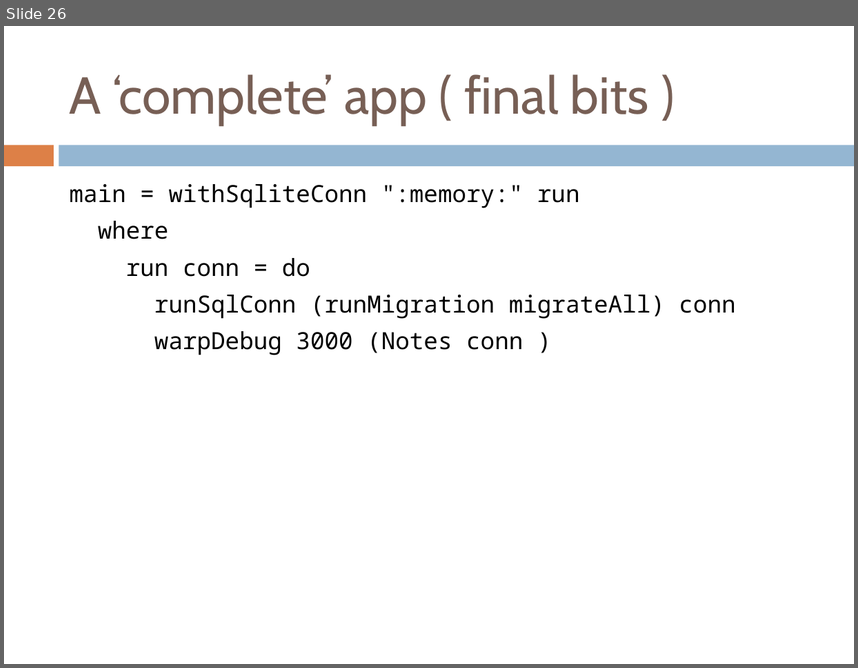
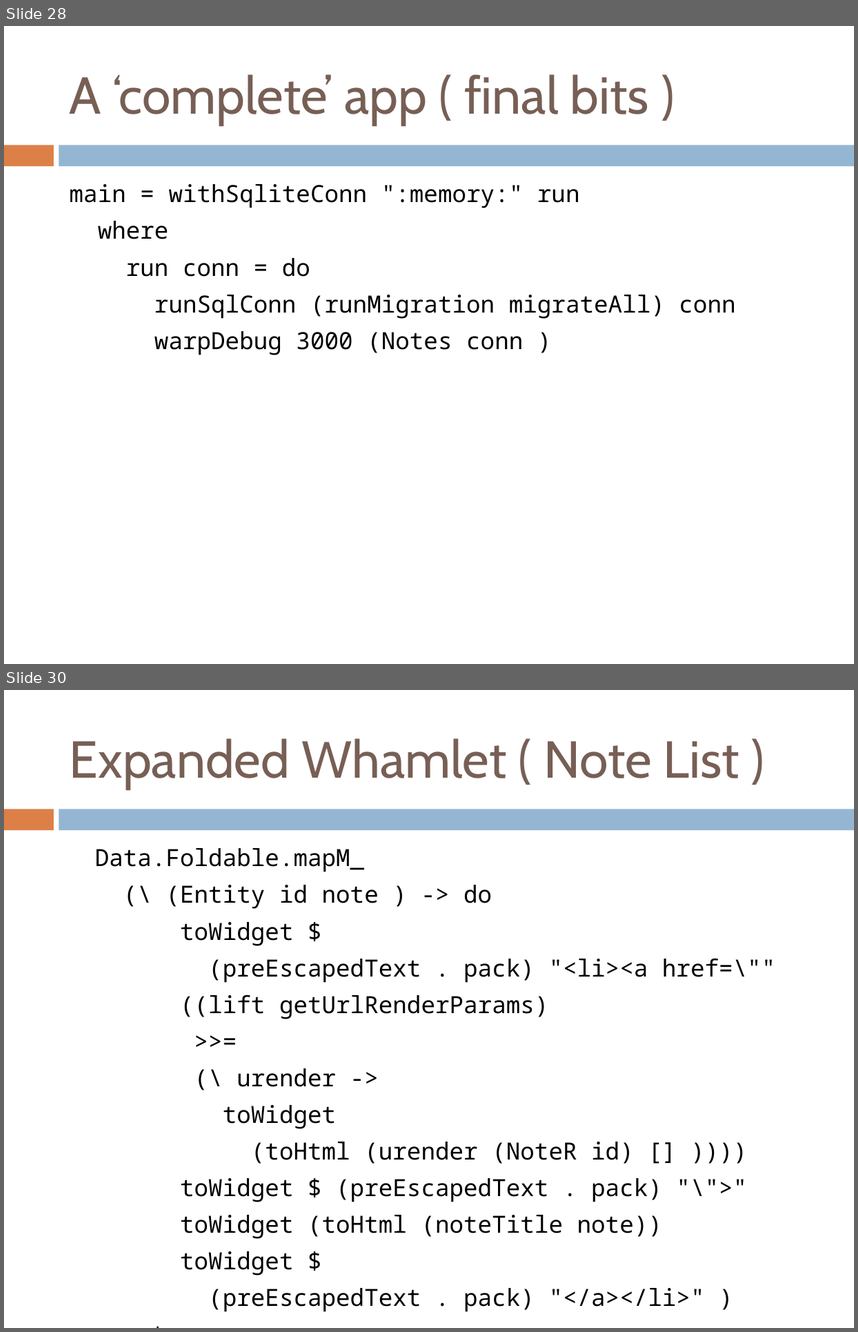
Before and after one commit to benkolera/talk-yesod, a slide deck: TypeSafeWebDevWithYesodAndHaskell.pptx. Shown one above the other, each under a label of ours: slide 26 before the commit, slides 28 and 30 after it; the slides between them are not shown. The pictures are 858x668 and 858x1332 pixels, drawn with LibreOffice and Linux fonts; fonts in the diff are those of the drawing. Boxes give left, top, right and bottom in pixels: in the first picture for what was removed or moved away, otherwise in the second. Text is boxed around its words. In the diff, an @@ line names an element or a change of style, - is before the commit and + after.

```diff
--- a/TypeSafeWebDevWithYesodAndHaskell.pptx
+++ b/TypeSafeWebDevWithYesodAndHaskell.pptx
@@ slide 30 added at [4, 690, 854, 1328], background #FFFFFF; not listed: 2 template elements that a slide beside it also shows @@
@@ title added at [70, 738, 740, 789], 44 pt, text #775F55 @@
+Expanded Whamlet ( Note List )
@@ text added at [95, 848, 775, 1312], 20 pt, text #000000 @@
+Data.Foldable.mapM_
+(\ (Entity id note ) -> do
+toWidget $
+(preEscapedText . pack) "<li><a href=\""
+((lift getUrlRenderParams)
+>>=
+(\ urender ->
+toWidget
+(toHtml (urender (NoteR id) [] ))))
+toWidget $ (preEscapedText . pack) "\">"
+toWidget (toHtml (noteTitle note))
+toWidget $
+(preEscapedText . pack) "</a></li>" )
+notes
@@ what was slide 26 is now slide 28 @@
```
Also in this commit, not shown: 3 slides changed, 11 other slides added, 3 other files.
